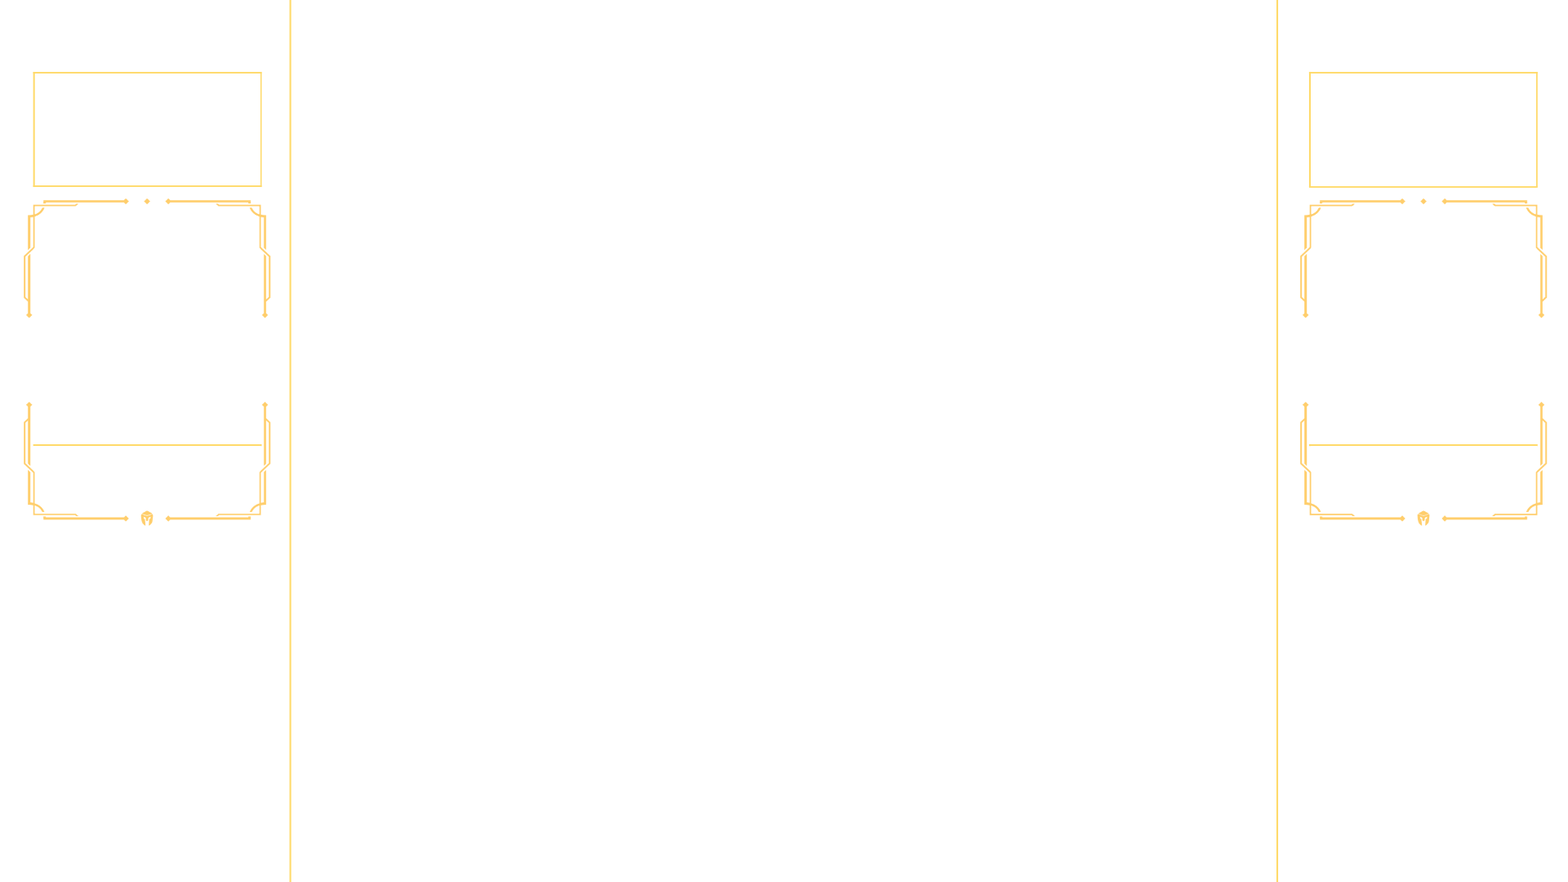
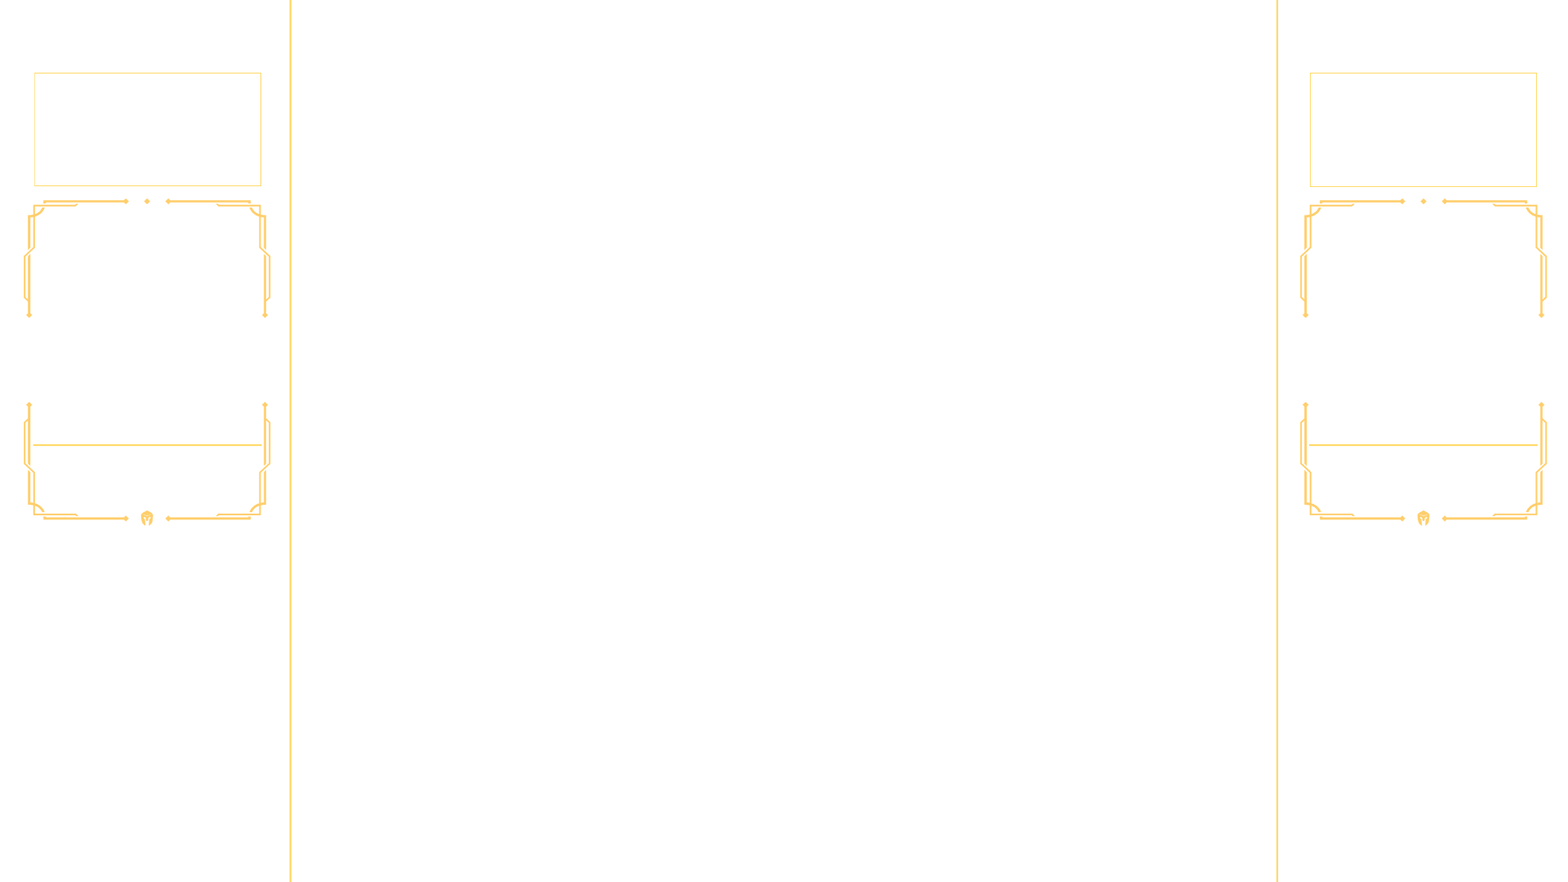
Comparing the layer stacks of the two 1568px x 882px images. Changes:
added group "Without Camera" with 7 layers above "With Camera" over left=32, top=0, right=1538, bottom=882
added layer "layout_sans cam" in group "Without Camera" over left=32, top=0, right=1538, bottom=882
added group "BACKGROUND FOLDER" (1st of 2, in "Without Camera") with 1 layers in group "Without Camera" over left=32, top=0, right=1538, bottom=882
added layer "<- CHANGE THIS" (1st of 2, in "Without Camera" › "BACKGROUND FOLDER") in group "BACKGROUND FOLDER" over left=32, top=0, right=1538, bottom=882
added group "Groupe 1" (1st of 2, in "Without Camera") with 1 layers in group "Without Camera" over left=32, top=0, right=1538, bottom=882
added layer "fond-export" (1st of 2, in "Without Camera" › "Groupe 1") in group "Groupe 1" over left=32, top=0, right=1538, bottom=882
added group "With Camera" with 7 layers over left=32, top=0, right=1538, bottom=882
moved "Overlay basic" into group "With Camera" over left=32, top=0, right=1538, bottom=882
moved "BACKGROUND FOLDER" (2nd of 2, in "With Camera") into group "With Camera" over left=32, top=0, right=1538, bottom=882
moved "Groupe 1" (2nd of 2, in "With Camera") into group "With Camera" over left=32, top=0, right=1538, bottom=882